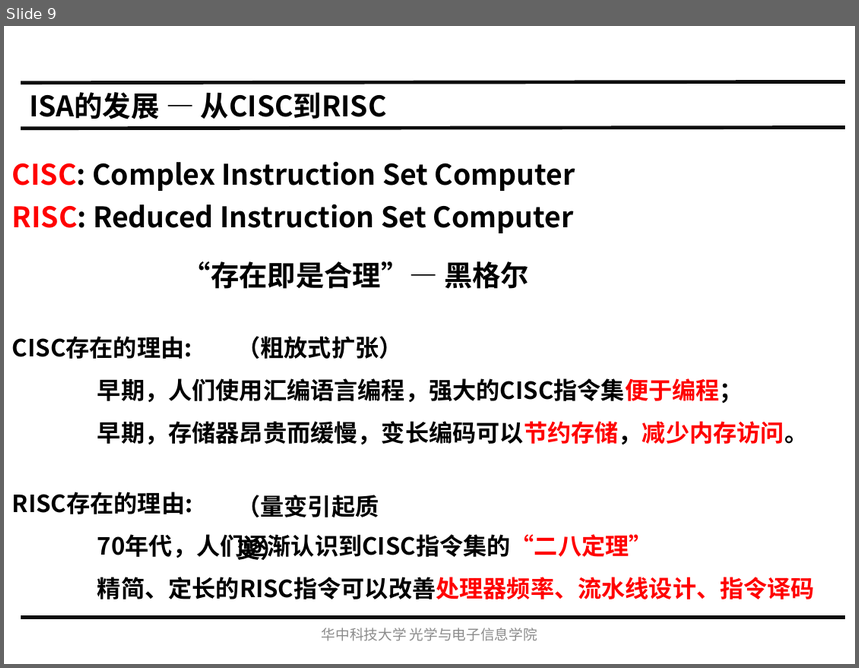
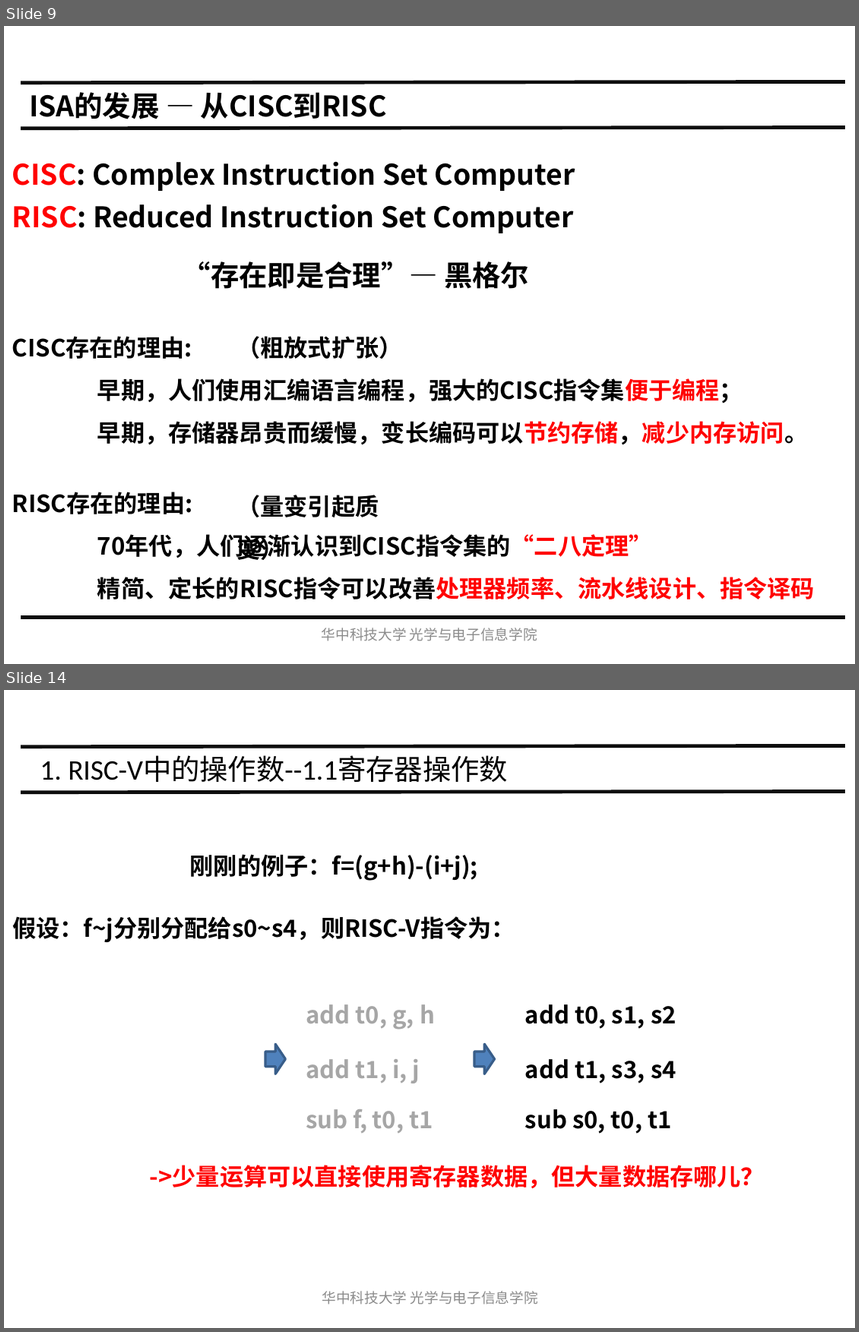
Before and after one commit to hust-gaoyujing/routine, a slide deck: daily/202105-risc-v/20200507-IS/Ch2 指令集体系结构.pptx. Shown one above the other, each under a label of ours: slide 9 before the commit, slides 9 and 14 after it; the slides between them are not shown. The pictures are 859x668 and 859x1332 pixels, drawn with LibreOffice and Linux fonts; fonts in the diff are those of the drawing. Boxes give left, top, right and bottom in pixels: in the first picture for what was removed or moved away, otherwise in the second. Text is boxed around its words. In the diff, an @@ line names an element or a change of style, - is before the commit and + after.

```diff
--- a/daily/202105-risc-v/20200507-IS/Ch2 指令集体系结构.pptx
+++ b/daily/202105-risc-v/20200507-IS/Ch2 指令集体系结构.pptx
@@ slide 14 added at <box>4,690,855,1328</box>, background #FFFFFF @@
@@ line added from (21, 747) to (845, 746), #0D0D0D 3 pt @@
@@ title added at <box>40,756,508,782</box>, 24 pt, text #000000 @@
+1. RISC-V中的操作数--1.1寄存器操作数
@@ line added from (21, 792) to (845, 791), #0D0D0D 3 pt @@
@@ text added at <box>12,854,515,942</box>, 20 pt, text #000000, bold @@
+刚刚的例子：f=(g+h)-(i+j);
+假设：f~j分别分配给s0~s4，则RISC-V指令为：
@@ text added at <box>306,1005,435,1133</box>, 20 pt, text #A6A6A6, bold @@
+add t0, g, h
+add t1, i, j sub f, t0, t1
@@ text added at <box>525,1005,677,1134</box>, 20 pt, text #000000, bold @@
+add t0, s1, s2
+add t1, s3, s4 sub s0, t0, t1
@@ freeform shape added at <box>265,1044,286,1074</box>, fill #4F81BC @@
@@ freeform shape added at <box>265,1044,286,1074</box>, outline #385D89 2.04 pt @@
@@ freeform shape added at <box>474,1044,495,1074</box>, fill #4F81BC @@
@@ freeform shape added at <box>474,1044,495,1074</box>, outline #385D89 2.04 pt @@
@@ text added at <box>150,1165,765,1189</box>, 20 pt, text #FF0000, bold @@
+->少量运算可以直接使用寄存器数据，但大量数据存哪儿？
@@ text added at <box>322,1291,538,1305</box>, 12 pt, text #8C8C8C @@
+华中科技大学光学与电子信息学院
```
Also in this commit, not shown: 2 slides changed, 43 other slides added, 7 other files.
